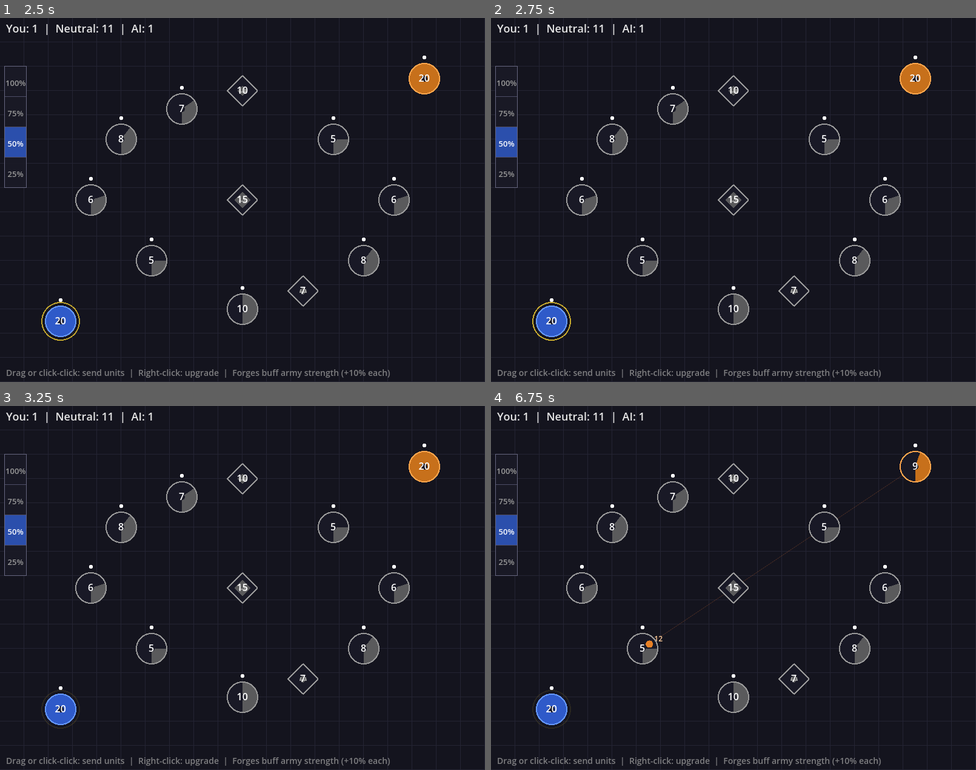
Above: before the commit, frames 1-4 (two rows, left to right).
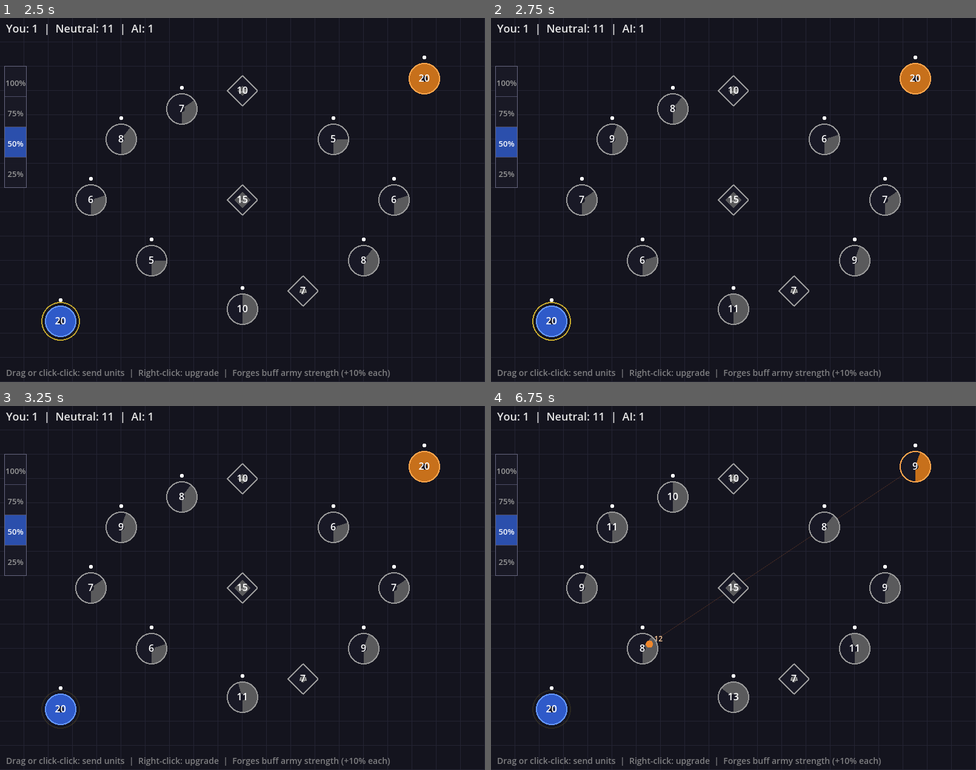
Above: after the commit, the same moments.

Repository: jamesrp/rts_game
Game: Godot game, scene res://main.tscn
Two runs of this game, one before a commit and one after it. Both use one fixed random seed, a clock stepped at 60 frames per second and the inputs below.
Inputs (mouse positions are in pixels of both pictures, inside the frame that each line leads up to):
- Up to frame 1 (2.5 s): tap Enter at 0.5, 2 s; move the mouse to (349, 181) at 0.52 s; click (349, 181) at 0.67 s; tap Space at 1.25 s; drag from (145, 218) to (218, 272) at 1.27 s; move the mouse to (291, 119) at 2.02 s; click (291, 119) at 2.17 s
- Up to frame 2 (2.75 s): no input
- Up to frame 3 (3.25 s): drag from (218, 660) to (97, 533) at 2.77 s
- Up to frame 4 (6.75 s): tap Space at 3.5, 6.5 s; move the mouse to (879, 642) at 3.52 s; click (879, 642) at 3.67 s; drag from (588, 533) to (660, 497) at 4.27 s; move the mouse to (757, 588) at 5.02 s; click (757, 588) at 5.17 s; tap Enter at 5.75 s; drag from (660, 497) to (636, 606) at 5.77 s; move the mouse to (840, 569) at 6.52 s; click (840, 569) at 6.67 s

Frame 1 is identical in both runs. In frame 2, 0.3% of the frame differs, in the area x 18-85%, y 21-81%; in frame 3, 0.3%; in frame 4, 0.5%.

Commit message:
Add neutral building regen and varied starting levels in conquest
Neutral buildings now regenerate units up to max capacity like player/
opponent buildings. Conquest mode neutral buildings start at varied
levels (40/30/20/10% at levels 1-4, capped by conquest level).

Co-Authored-By: Claude Opus 4.6 <noreply@anthropic.com>

Diff:
--- a/game/main.gd
+++ b/game/main.gd
@@ -224,7 +224,35 @@
 	for fi in forges:
 		if fi < positions.size():
 			valid_forges.append(fi)
-	return {"positions": positions, "units": neutral_units, "player_indices": [0], "opponent_indices": [], "forges": valid_forges}
+
+	# Assign varied levels to neutral buildings based on conquest level
+	# Distribution: 40% level 1, 30% level 2, 20% level 3, 10% level 4
+	# Only conquest level N allows neutrals up to building level N
+	var upgrades: Dictionary = {}
+	var neutral_indices: Array = []
+	for i in range(positions.size()):
+		if i != 0 and i not in valid_forges:  # skip player start and forges
+			neutral_indices.append(i)
+	neutral_indices.shuffle()
+	var n: int = neutral_indices.size()
+	# Cumulative thresholds: first 40% stay level 1, next 30% level 2, etc.
+	var idx: int = 0
+	var thresholds: Array = [0.4, 0.7, 0.9, 1.0]
+	var bld_levels: Array = [1, 2, 3, 4]
+	for ni in neutral_indices:
+		var pct: float = float(idx) / float(n) if n > 0 else 0.0
+		var assigned_level: int = 1
+		for t in range(thresholds.size()):
+			if pct < thresholds[t]:
+				assigned_level = bld_levels[t]
+				break
+		# Cap building level by conquest level
+		assigned_level = mini(assigned_level, level)
+		if assigned_level > 1:
+			upgrades[ni] = assigned_level
+		idx += 1
+
+	return {"positions": positions, "units": neutral_units, "player_indices": [0], "opponent_indices": [], "forges": valid_forges, "upgrades": upgrades}
 
 func _get_ai_level(level: int) -> Dictionary:
 	if level == 1:
@@ -397,8 +425,6 @@
 
 func _update_unit_generation(delta: float) -> void:
 	for b in buildings:
-		if b["owner"] == "neutral":
-			continue
 		if b["type"] == "forge":
 			continue
 		var level: int = b["level"]
